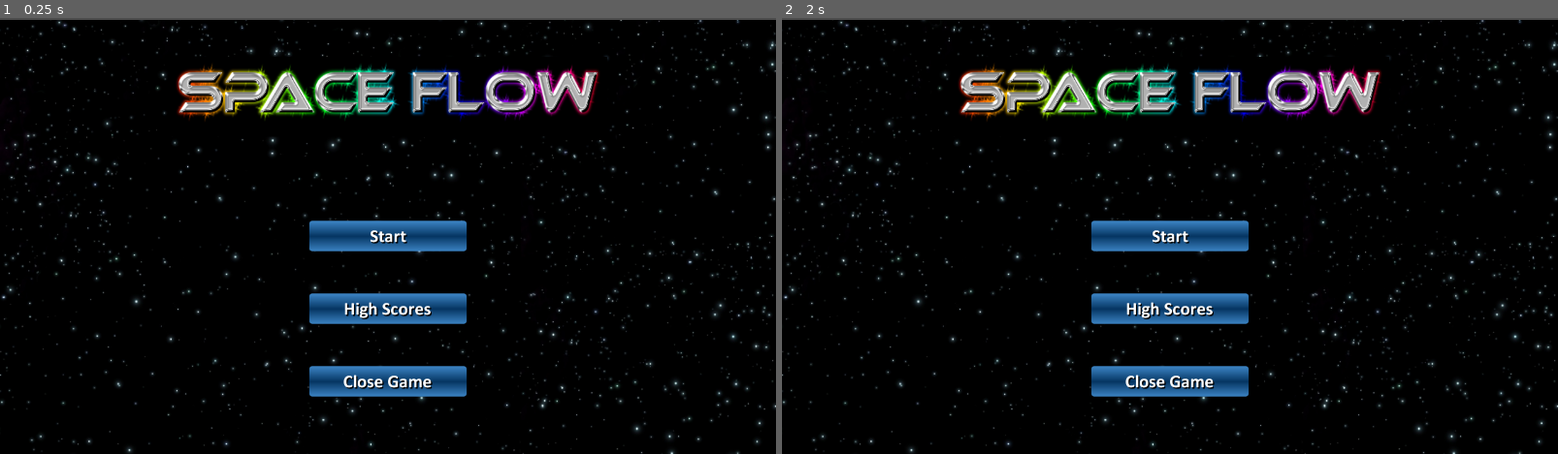
Above: before the commit, frames 1-2 (left to right).
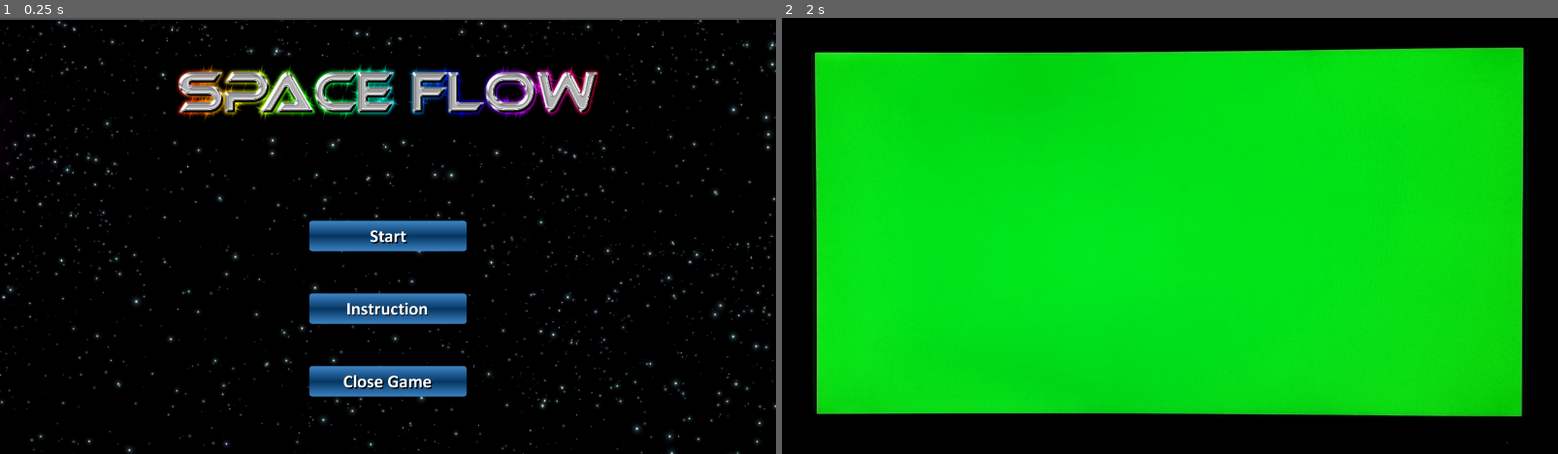
Above: after the commit, the same moments.

Repository: kurczak500/spaceFlow
Game: Godot game, scene res://Root.tscn
The game is run twice, just before and just after one commit, with the same random seed, the same clock (stepped at 60 frames per second) and the same inputs.
Inputs (mouse positions are in pixels of both pictures, inside the frame that each line leads up to):
- Up to frame 1 (0.25 s): no input
- Up to frame 2 (2 s): tap Enter at 0.5 s; move the mouse to (1340, 214) at 0.52 s; hold Right (ui_right) 0.53-1.25 s; click (1340, 214) at 0.67 s; tap Space at 1.25 s; drag from (1014, 257) to (1131, 323) at 1.27 s

The runs differ from the first frame. In frame 1, 0.2% of the frame differs, in the area x 44-56%, y 65-70%; in frame 2, 77%, in the area x 0-100%, y 0-100%.

Commit message:
Instrukcja, poruszanie gracza oraz asteroid

Diff:
--- /dev/null
+++ b/Asteroid.gd
@@ -0,0 +1,22 @@
+extends Node2D
+
+var asteroids = ["SmallAsteroid", "MediumAsteroid", "BigAsteroid"]
+var velocity = Vector2(0, 0)
+
+var STARTX = 1400
+var SIZEY = 720
+
+onready var player = get_node("..//Player")
+
+func _ready():
+	randomize()
+	position = Vector2(STARTX, randi()%SIZEY)
+
+func Init(asteroid):
+	var node_object = get_node(asteroids[asteroid]).show()
+
+func _process(delta):
+#	# Called every frame. Delta is time since last frame.
+#	# Update game logic here.
+	velocity = Vector2(player.speed * 0.1, 0)
+	position -= velocity
--- /dev/null
+++ b/Asteroid.tscn
@@ -0,0 +1,26 @@
+[gd_scene load_steps=5 format=2]
+
+[ext_resource path="res://Asteroid.gd" type="Script" id=1]
+[ext_resource path="res://resources/mediumAsteroid.png" type="Texture" id=2]
+[ext_resource path="res://resources/smallAsteroid.png" type="Texture" id=3]
+[ext_resource path="res://resources/BigAsteroid.png" type="Texture" id=4]
+
+[node name="Asteroid" type="Node2D" index="0"]
+
+script = ExtResource( 1 )
+_sections_unfolded = [ "Visibility" ]
+
+[node name="MediumAsteroid" type="Sprite" parent="." index="0"]
+
+visible = false
+texture = ExtResource( 2 )
+
+[node name="SmallAsteroid" type="Sprite" parent="." index="1"]
+
+visible = false
+texture = ExtResource( 3 )
+
+[node name="BigAsteroid" type="Sprite" parent="." index="2"]
+
+visible = false
+texture = ExtResource( 4 )
--- /dev/null
+++ b/Instruction.gd
@@ -0,0 +1,23 @@
+extends Node
+
+var counter = 0
+onready var missionText = get_node("Mission")
+var currentSign = 0
+var SHOW = 30 #when show sign
+
+var tekst = """You just kidnapped new prototype spaceship near Sun.
+This spaceship give you opportunity to leave solar system and reach new colony on Godot planet.
+This is your only chance to escape Earth. You have limited fuel so you must manage it properly.
+Spaceship isn't prepared for long travel. There is very little water and food.
+Because of that you have limited time to reach your target.
+Watch out for asteroids! Good Luck! You will need it :)"""
+
+func _process(delta):
+	if(currentSign == tekst.length()):
+		return
+
+	counter += 1
+	if(counter == SHOW):
+		missionText.text += tekst[currentSign].to_upper()
+		currentSign += 1
+		counter = 0
--- /dev/null
+++ b/Instruction.tscn
@@ -0,0 +1,43 @@
+[gd_scene load_steps=3 format=2]
+
+[ext_resource path="res://Instruction.gd" type="Script" id=1]
+[ext_resource path="res://resources/monitor.jpg" type="Texture" id=2]
+
+[node name="ShowInstr" type="Node" index="0"]
+
+script = ExtResource( 1 )
+
+[node name="Monitor" type="Sprite" parent="." index="0"]
+
+position = Vector2( 640, 360 )
+texture = ExtResource( 2 )
+_sections_unfolded = [ "Transform" ]
+
+[node name="Mission" type="RichTextLabel" parent="." index="1"]
+
+anchor_left = 0.0
+anchor_top = 0.0
+anchor_right = 0.0
+anchor_bottom = 0.0
+margin_left = 59.0
+margin_top = 60.0
+margin_right = 1219.0
+margin_bottom = 654.0
+rect_pivot_offset = Vector2( 0, 0 )
+rect_clip_content = true
+mouse_filter = 0
+mouse_default_cursor_shape = 0
+size_flags_horizontal = 1
+size_flags_vertical = 1
+bbcode_enabled = true
+bbcode_text = ""
+visible_characters = -1
+percent_visible = 1.0
+meta_underlined = true
+tab_size = 4
+text = ""
+scroll_active = true
+scroll_following = false
+selection_enabled = false
+override_selected_font_color = false
+_sections_unfolded = [ "BBCode" ]
--- a/Level.tscn
+++ /dev/null
@@ -1,3 +0,0 @@
-[gd_scene format=2]
-
-[node name="Level" type="Node" index="0"]
--- a/Player.gd
+++ b/Player.gd
@@ -1,9 +1,20 @@
 extends Node2D
 
-var velocity = Vector2( 0.0, 0.0 )
+#consts
+var ZERO = 0.0;
+var VERTICALLY_SPEED = 0.1
+var DRAG = 0.98 #nie istnieje w kosmosie, ale to nie symulacja :D
+var SPRITE_SIZE_Y = 146
+var Y_SIZE = 720
+var DEBUG = false
+
+#vars
+var velocity = Vector2(ZERO, 0.0)
 var lifes = 0
 var thrust = 0
 var fuel = 0
+var distance = 0
+var speed = 0
 
 func _ready():
 	# Called when the node is added to the scene for the first time.
@@ -11,14 +22,38 @@
 	lifes = get_parent().LIFES #get lifes from root
 	fuel = get_parent().FUEL #get fuel from root
 
+func _physics_process(delta):
+	velocity *= DRAG
+	position += velocity
+	AcceptPosition()
+
+	#speed += thrust
+	distance += speed
+
+	if(DEBUG):
+		print("position " + String(position))
+		print("velocity " + String(velocity))
+		print("thrust " + String(thrust))
+		print("distance " + String(distance))
+		print("speed " + String(speed))
+
 func _process(delta):
-	if Input.is_action_just_released("ui_right"): #prawo - zwiekszamy thrust
-		pass
-	if Input.is_action_just_released("ui_left"): #lewo - zmniejszamy thrust
-		pass
-	if Input.is_action_just_released("ui_up"): #gora - przesuwamy w gore
-		pass
-	if Input.is_action_just_released("ui_down"): #dol - przesuwamy w dol
-		pass
+	if Input.is_action_pressed("ui_right"): #prawo - zwiekszamy thrust
+		if(thrust < 100):
+			thrust += 1
 
-	#position += velocity
+	if Input.is_action_pressed("ui_left"): #lewo - zmniejszamy thrust
+		speed += 1
+		if(thrust > 0):
+			thrust -= 1
+	if Input.is_action_pressed("ui_up"): #gora - przesuwamy w gore
+		velocity -= Vector2(ZERO, VERTICALLY_SPEED)
+	if Input.is_action_pressed("ui_down"): #dol - przesuwamy w dol
+		velocity += Vector2(ZERO, VERTICALLY_SPEED)
+
+func AcceptPosition():
+	if(position.y < 0 + SPRITE_SIZE_Y/2 || position.y > Y_SIZE - SPRITE_SIZE_Y/2):
+		position -= velocity
+		velocity = Vector2(ZERO, ZERO)
+
+var planetsDistance = [100, 200, 300, 325, 500, 700, 900, 1300, 1600, 1800, 2200]
--- a/Root.tscn
+++ b/Root.tscn
@@ -3,41 +3,41 @@
 [ext_resource path="res://UI.gd" type="Script" id=1]
 [ext_resource path="res://resources/Space.png" type="Texture" id=2]
 [ext_resource path="res://resources/button_start.png" type="Texture" id=3]
-[ext_resource path="res://resources/button_high-scores.png" type="Texture" id=4]
+[ext_resource path="res://resources/button_instruction.png" type="Texture" id=4]
 [ext_resource path="res://resources/button_close-game.png" type="Texture" id=5]
 [ext_resource path="res://resources/logo.png" type="Texture" id=6]
 
 [node name="Root" type="Node" index="0"]
 
-[node name="UI" type="Node2D" parent="." index="0"]
+[node name="Game" type="Node2D" parent="." index="0"]
 
 script = ExtResource( 1 )
 
-[node name="Background" type="Sprite" parent="UI" index="0"]
+[node name="Background" type="Sprite" parent="Game" index="0"]
 
 position = Vector2( 643.121, 363.296 )
 scale = Vector2( 1.00626, 1.00007 )
 texture = ExtResource( 2 )
 
-[node name="Start" type="Sprite" parent="UI" index="1"]
+[node name="Start" type="Sprite" parent="Game" index="1"]
 
 position = Vector2( 640, 360 )
 texture = ExtResource( 3 )
 _sections_unfolded = [ "Offset", "Transform" ]
 
-[node name="HighScores" type="Sprite" parent="UI" index="2"]
+[node name="Instruction" type="Sprite" parent="Game" index="2"]
 
 position = Vector2( 640, 480 )
 texture = ExtResource( 4 )
 _sections_unfolded = [ "Transform" ]
 
-[node name="CloseGame" type="Sprite" parent="UI" index="3"]
+[node name="CloseGame" type="Sprite" parent="Game" index="3"]
 
 position = Vector2( 640, 600 )
 texture = ExtResource( 5 )
 _sections_unfolded = [ "Transform" ]
 
-[node name="Title" type="Sprite" parent="UI" index="4"]
+[node name="Title" type="Sprite" parent="Game" index="4"]
 
 position = Vector2( 640, 130 )
 scale = Vector2( 1.07489, 1.29711 )
--- a/UI.gd
+++ b/UI.gd
@@ -2,13 +2,14 @@
 
 var DEBUG = true
 var inMenu = true
+var inInstruction = false
 
 var LIFES = 3
 var FUEL = 100
 
 var lifesIcons = []
 
-var nodesNotToRemove = ["Background", "Start", "CloseGame", "HighScores", "Title"]
+var nodesNotToRemove = ["Background", "Start", "CloseGame", "Instruction", "Title"]
 
 func _ready():
 	# Called when the node is added to the scene for the first time.
@@ -23,17 +24,22 @@
 func _input(event):
 	if (inMenu && event is InputEventMouseButton):
 	   CheckButtonsClick(event.position)
-	elif Input.is_action_pressed("ui_cancel"):
+	elif Input.is_action_just_released("ui_cancel"):
 		if(inMenu):
 		   HandleCloseGameButton()
+		elif(inInstruction):
+			TurnOffInstruction()
 		else:
 			TurnOffGame()
 
-func TurnOffGame():
-	lifesIcons.clear()
+func TurnOffInstruction():
+	inInstruction = false
+	RemoveNotUsedNodes()
+	SetButtonsVisible(true)
 
+func RemoveNotUsedNodes():
 	if(DEBUG):
-		print(print_tree_pretty ())
+		print(print_tree_pretty())
 
 	var tree = get_children()
 	for node in tree:
@@ -48,8 +54,11 @@
 			node.queue_free()
 
 	if(DEBUG):
-		print(print_tree_pretty ())
+		print(print_tree_pretty())
 
+func TurnOffGame():
+	lifesIcons.clear()
+	RemoveNotUsedNodes()
 	SetButtonsVisible(true)
 
 func CheckButtonsClick(clickPosition):
@@ -60,7 +69,7 @@
 		if(clickPosition.y >= 335 && clickPosition.y <= 385):
 			HandleStartButton()
 		elif (clickPosition.y >= 455 && clickPosition.y <= 505):
-			HandleHighScoreButton()
+			HandleInstructionButton()
 		elif(clickPosition.y >= 575 && clickPosition.y <= 625):
 			HandleCloseGameButton()
 
@@ -72,8 +81,11 @@
 	SetButtonsVisible(false)
 	PrepareGame()
 
-func HandleHighScoreButton():
-	pass
+func HandleInstructionButton():
+	var mission = load("instruction.tscn").instance()
+	add_child(mission)
+	SetButtonsVisible(false)
+	inInstruction = true
 
 func HandleCloseGameButton():
 	get_tree().quit()
@@ -83,13 +95,13 @@
 		inMenu = false
 		get_node("Title").hide()
 		get_node("Start").hide()
-		get_node("HighScores").hide()
+		get_node("Instruction").hide()
 		get_node("CloseGame").hide()
 	else:
 		inMenu = true
 		get_node("Title").show()
 		get_node("Start").show()
-		get_node("HighScores").show()
+		get_node("Instruction").show()
 		get_node("CloseGame").show()
 
 func PrepareGame():
@@ -110,3 +122,14 @@
 	var fuelBar = load("res://resources/ProgressBar.tscn").instance()
 	fuelBar.position = Vector2(450, 20)
 	add_child(fuelBar)
+
+	var timer = Timer.new()
+	timer.connect("timeout", self, "_on_SmallAstero_timeout")
+	timer.wait_time = 3.0
+	add_child(timer)
+	timer.start()
+
+func _on_SmallAstero_timeout():
+	var asteroid = load("res://Asteroid.tscn").instance()
+	add_child(asteroid)
+	asteroid.Init(2)
Not shown, changed: TODO.txt
Binary file removed: resources/button_high-scores.png
Binary file added: resources/button_instruction.png
Not shown, changed: resources/button_instruction.png.import
Binary file added: resources/monitor.jpg
Not shown, added: resources/monitor.jpg.import
